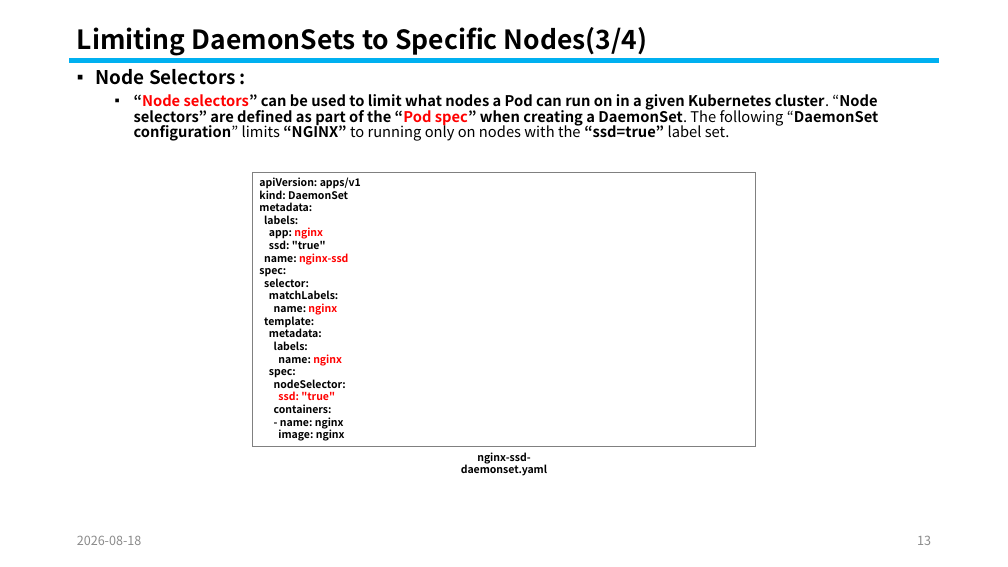
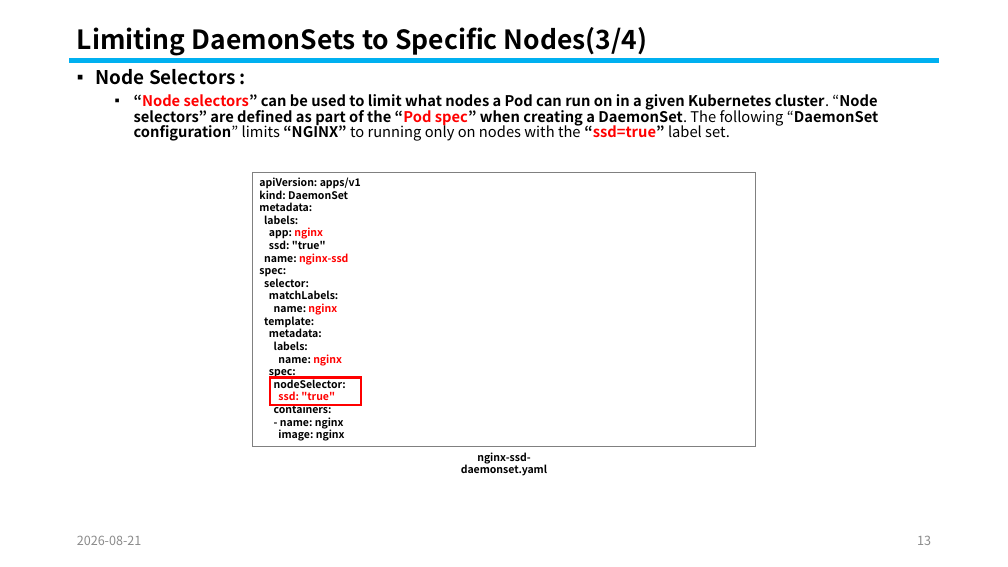
Before and after one commit to knix008/TestSimulator, a slide deck: slide 13 of Kubernetes/Kubernetes Part 04-2026.08.25.pptx. Drawn at 1008x567 pixels with LibreOffice and Linux fonts; fonts in the diff are those of the drawing. Boxes give left, top, right and bottom in pixels: in the first picture for what was removed or moved away, otherwise in the second. Text is boxed around its words. In the diff, an @@ line names an element or a change of style, - is before the commit and + after.

```diff
--- a/Kubernetes/Kubernetes Part 04-2026.08.25.pptx
+++ b/Kubernetes/Kubernetes Part 04-2026.08.25.pptx
@@ text at (x1=134, y1=94, x2=879, y2=141): text colour #000000 to #FF0000 in "“ssd=true”" @@
@@ rectangle added at (x1=270, y1=377, x2=361, y2=405), outline #FF0000 2.25 pt @@
@@ text at (x1=77, y1=536, x2=142, y2=545): text changed @@
-2026-08-18
+2026-08-21
```
Also in this commit, not shown: 96 other slides changed, 1 other file.
